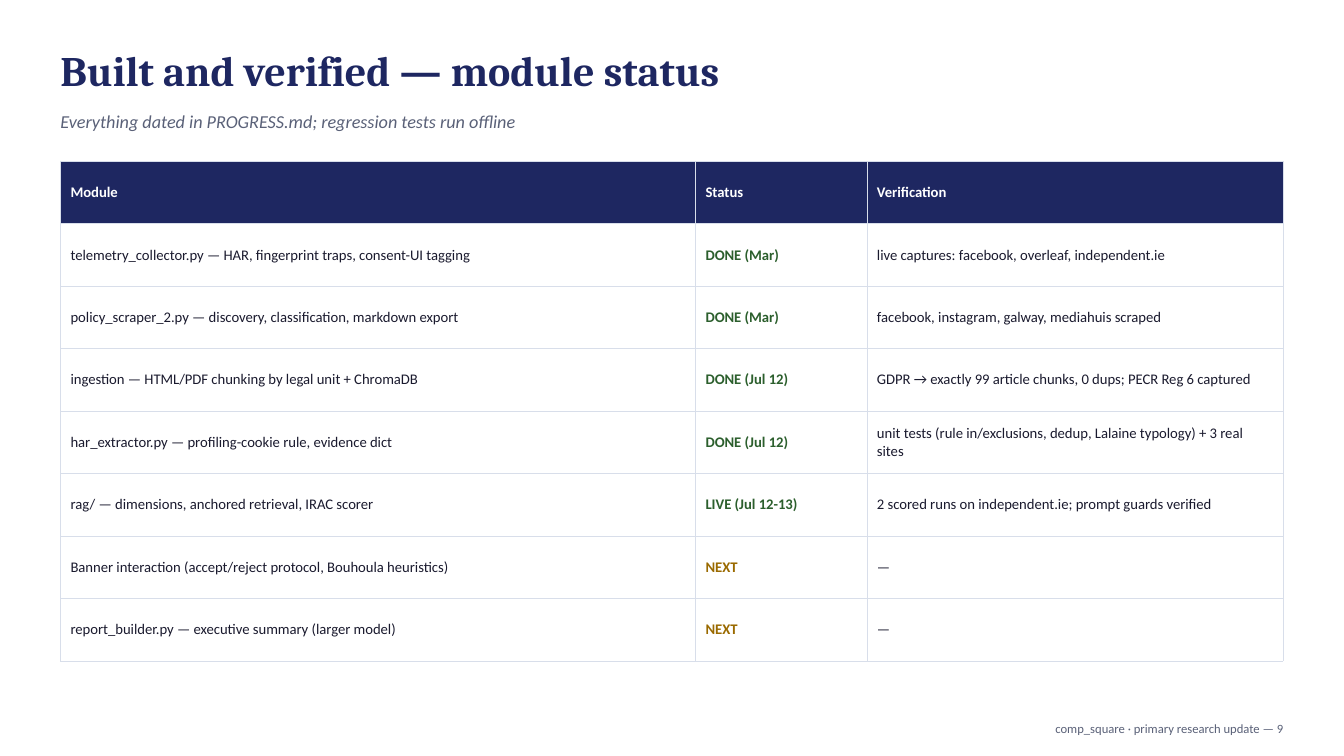
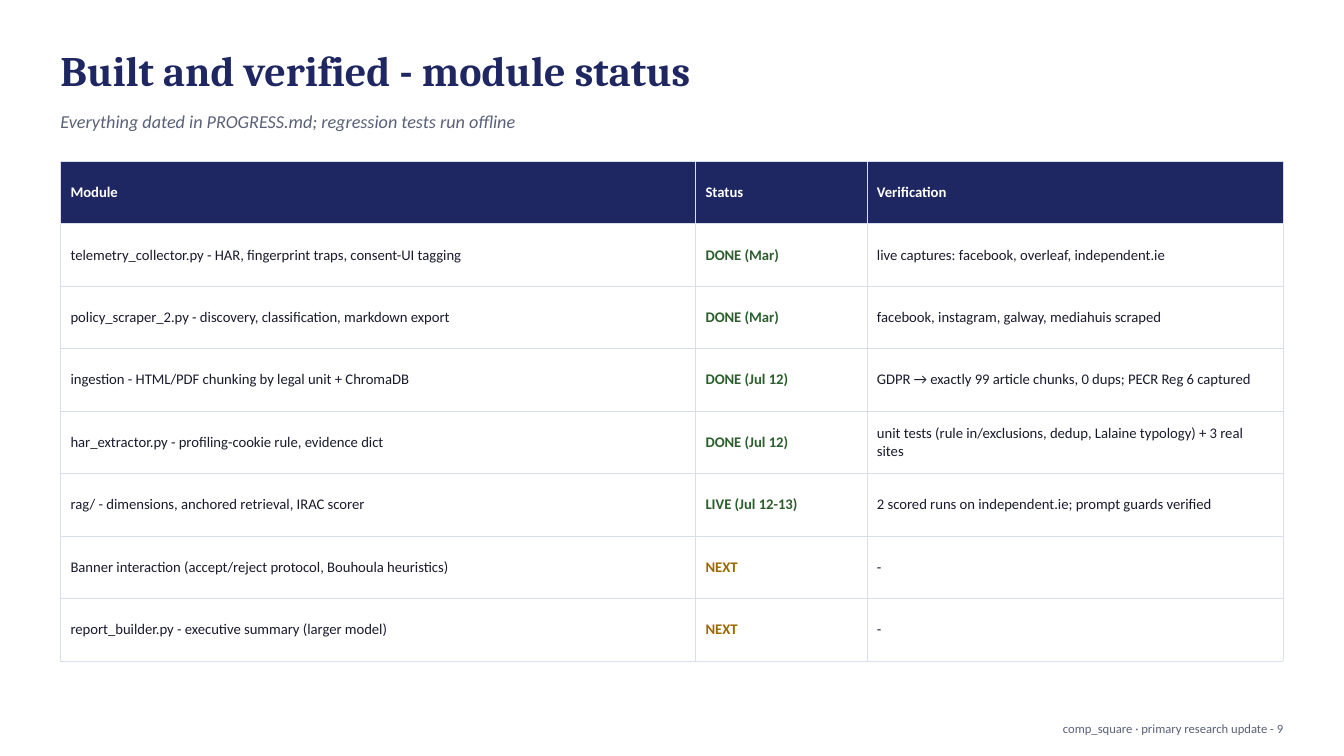
Before and after one commit to DoubleKingsLC/comp_square, a slide deck: slide 9 of Deliverable2_Supervisor_Update.pptx. Drawn at 1344x756 pixels with LibreOffice and Linux fonts; fonts in the diff are those of the drawing. Boxes give left, top, right and bottom in pixels: in the first picture for what was removed or moved away, otherwise in the second. Text is boxed around its words. In the diff, an @@ line names an element or a change of style, - is before the commit and + after.

Commit message:
Phase 5: HTML report builder

```diff
--- a/Deliverable2_Supervisor_Update.pptx
+++ b/Deliverable2_Supervisor_Update.pptx
@@ text at (60,56,691,87): text changed @@
-Built and verified — module status
+Built and verified - module status
@@ table at (60,161,1284,661) @@
-row 2, column 1: telemetry_collector.py — HAR, fingerprint traps, consent-UI tagging
+row 2, column 1: telemetry_collector.py - HAR, fingerprint traps, consent-UI tagging
-row 3, column 1: policy_scraper_2.py — discovery, classification, markdown export
+row 3, column 1: policy_scraper_2.py - discovery, classification, markdown export
-row 4, column 1: ingestion — HTML/PDF chunking by legal unit + ChromaDB
+row 4, column 1: ingestion - HTML/PDF chunking by legal unit + ChromaDB
-row 5, column 1: har_extractor.py — profiling-cookie rule, evidence dict
+row 5, column 1: har_extractor.py - profiling-cookie rule, evidence dict
-row 6, column 1: rag/ — dimensions, anchored retrieval, IRAC scorer
+row 6, column 1: rag/ - dimensions, anchored retrieval, IRAC scorer
-row 7, column 3: —
+row 7, column 3: -
-row 8, column 1: report_builder.py — executive summary (larger model)
+row 8, column 1: report_builder.py - executive summary (larger model)
-row 8, column 3: —
+row 8, column 3: -
@@ text at (1063,724,1283,735): text changed @@
-comp_square · primary research update — 9
+comp_square · primary research update - 9
```
Also in this commit, not shown: 13 other slides changed, 4 other files.
